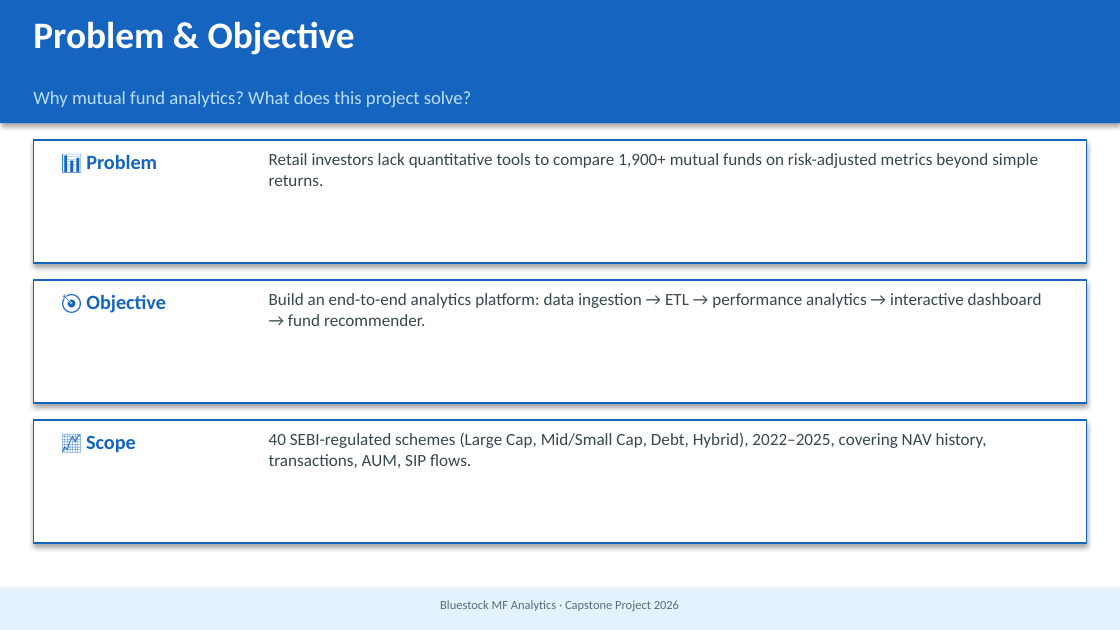
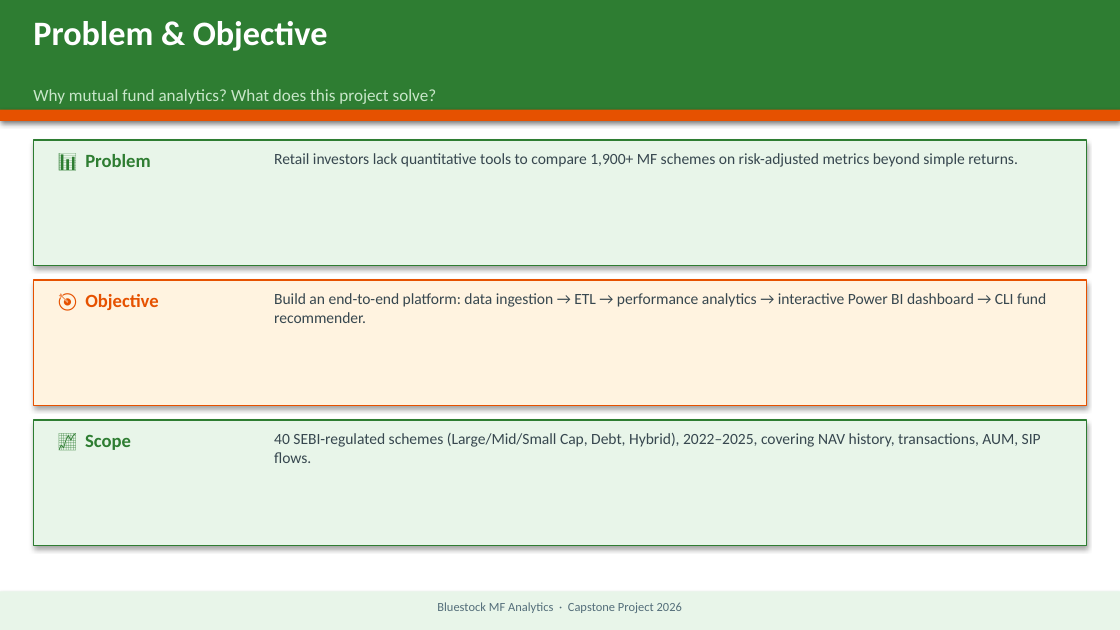
Before and after one commit to HellyPatel-05/MutualFundAnalytics, a slide deck: slide 2 of reports/Bluestock_MF_Presentation.pptx. Drawn at 1120x630 pixels with LibreOffice and Linux fonts; fonts in the diff are those of the drawing. Boxes give left, top, right and bottom in pixels: in the first picture for what was removed or moved away, otherwise in the second. Text is boxed around its words. In the diff, an @@ line names an element or a change of style, - is before the commit and + after.

```diff
--- a/reports/Bluestock_MF_Presentation.pptx
+++ b/reports/Bluestock_MF_Presentation.pptx
@@ rectangle: place and size @@
-rectangle at [0,0,1120,123]
+rectangle at [0,0,1120,118]
@@ rectangle at [0,0,1120,118]: fill #1565C0 to #2E7D32 @@
@@ text "Problem & Objective" at [33,21,328,51]: size 24 to 22 pt @@
@@ text "Why mutual fund analytics? What ..." at [33,89,437,104]: size 12 to 11 pt, text colour #BBDEFB to #C8E6C9 @@
@@ rectangle added at [0,110,1120,121], fill #E65100 @@
@@ rectangle at [34,140,1086,265]: fill #FFFFFF to #E8F5E9; outline #1565C0 1 pt to #2E7D32 0.75 pt @@
@@ text "📊 Problem" at [85,154,150,167]: size 13 to 12 pt, text colour #1565C0 to #2E7D32 @@
@@ text at [274,153,1018,167]: text changed; size 11 to 10 pt @@
-Retail investors lack quantitative tools to compare 1,900+ mutual funds on risk-adjusted metrics beyond simple returns.
+Retail investors lack quantitative tools to compare 1,900+ MF schemes on risk-adjusted metrics beyond simple returns.
@@ rectangle at [34,280,1086,405]: fill #FFFFFF to #FFF3E0; outline #1565C0 1 pt to #E65100 0.75 pt @@
@@ text "🎯 Objective" at [85,294,159,310]: size 13 to 12 pt, text colour #1565C0 to #E65100 @@
@@ text at [274,293,1046,323]: text changed; size 11 to 10 pt @@
-Build an end-to-end analytics platform: data ingestion → ETL → performance analytics → interactive dashboard → fund recommender.
+Build an end-to-end platform: data ingestion → ETL → performance analytics → interactive Power BI dashboard → CLI fund recommender.
@@ rectangle at [34,420,1086,545]: fill #FFFFFF to #E8F5E9; outline #1565C0 1 pt to #2E7D32 0.75 pt @@
@@ text "📈 Scope" at [85,435,131,450]: size 13 to 12 pt, text colour #1565C0 to #2E7D32 @@
@@ text at [274,433,1041,463]: text changed; size 11 to 10 pt @@
-40 SEBI-regulated schemes (Large Cap, Mid/Small Cap, Debt, Hybrid), 2022–2025, covering NAV history, transactions, AUM, SIP flows.
+40 SEBI-regulated schemes (Large/Mid/Small Cap, Debt, Hybrid), 2022–2025, covering NAV history, transactions, AUM, SIP flows.
@@ rectangle at [0,591,1120,630]: fill #E3F2FD to #E8F5E9 @@
```
Also in this commit, not shown: 11 other slides changed, 4 other files.
